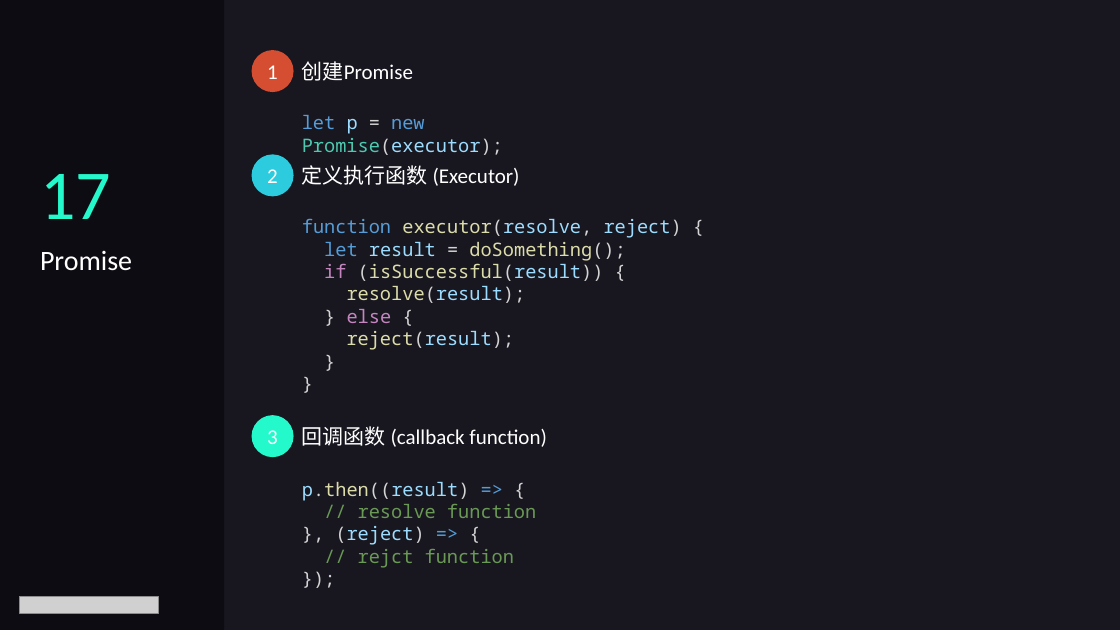
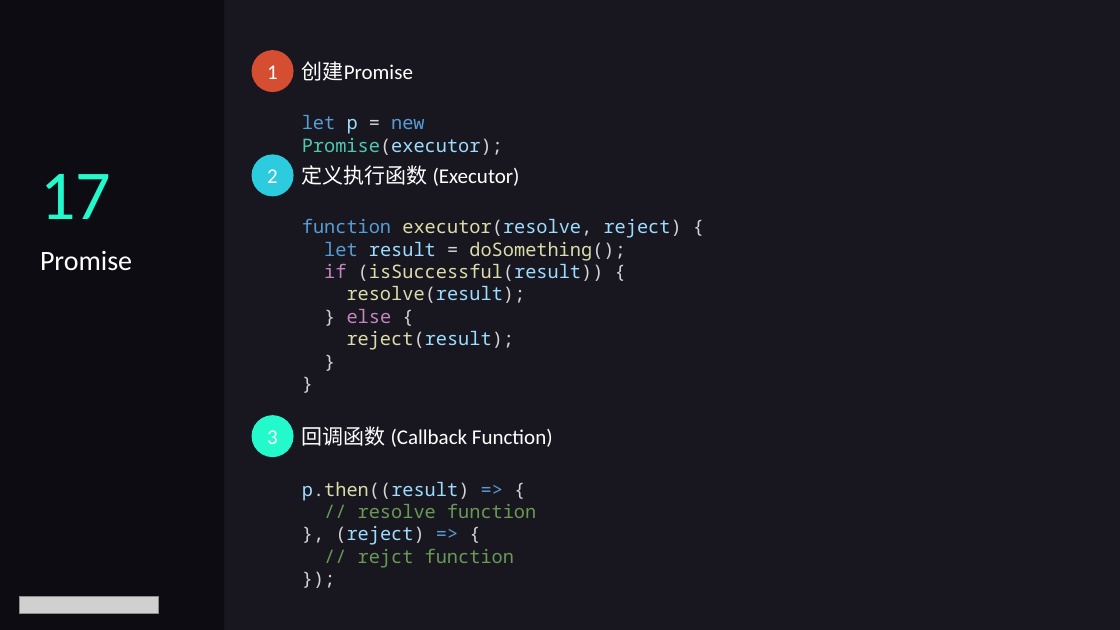
Before and after one commit to luqiuyuan/reactjs_course, a slide deck: slide 29 of lectures/lecture01.pptx. Drawn at 1120x630 pixels with LibreOffice and Linux fonts; fonts in the diff are those of the drawing; grey boxes stand for pictures. Boxes give left, top, right and bottom in pixels: in the first picture for what was removed or moved away, otherwise in the second. Text is boxed around its words. In the diff, an @@ line names an element or a change of style, - is before the commit and + after.

```diff
--- a/lectures/lecture01.pptx
+++ b/lectures/lecture01.pptx
@@ text at box(302, 426, 553, 447): text changed @@
-回调函数 (callback function)
+回调函数 (Callback Function)
```
Also in this commit, not shown: 4 other slides changed, 1 slide added.
